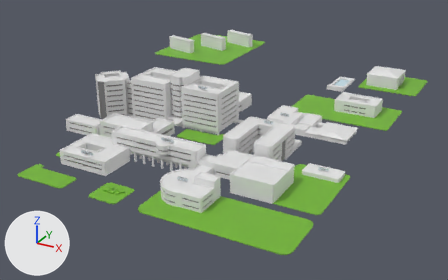
Two versions of the glTF model public/models/kyutech_map.glb, one commit apart.
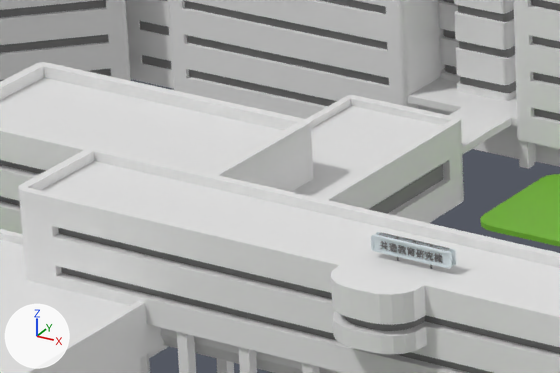
The first picture shows the older version from a camera (50 mm lens) standing at (232.0, -354.0, 177.0) and looking at (8.0, 53.0, -27.0). The close-ups show both versions on the part from 24% to 42% of the width and 37% to 56% of the height of that picture; other places that the commit changed are outside them. The axes (+X, +Y, +Z) are drawn at lower left. The lights are the same throughout. Where no turn or scale is listed for an object, it has been applied to the vertices.

Objects in the first close-up: 'Cube.012', 'Cube.013', 'キャリア支援室', 'テキスト.008', '共通教育研究棟', '平面.010', '情報基盤センター', '研究棟中央', '研究棟東', '研究棟西', '研究棟通路屋根', '研究管理棟', '空中廊下', '総合研究棟', '総合研究棟通路'.
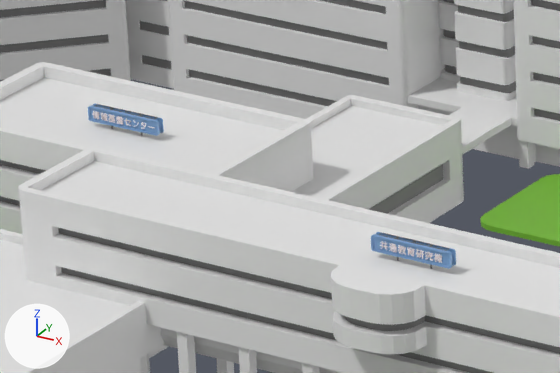
Location of each change, (x1, y1, x2, y2) in pixels of the close-ups (560 x 373 px):
'Cube.012', recoloured (grey to blue)
    both: (371, 234, 452, 269)
'Cube.014', added (blue)
    after: (88, 105, 160, 136)
'テキスト.008', recoloured
    both: (380, 241, 442, 263)
'テキスト.009', added
    after: (92, 111, 155, 129)
'Cube.013', recoloured (grey to blue)
    both: (376, 232, 456, 265)
'Cube.015', added
    after: (93, 103, 164, 133)
'看板骨組み14.011', added
    after: (98, 104, 158, 118)
'看板骨組み11.011', added
    after: (96, 106, 153, 119)

The edits, one by one:
Material 'Material.017' (mat_material_017) changes colour from white #d8e3e7 to blue #769fcd; in linear values from (0.687, 0.768, 0.799) to (0.181, 0.347, 0.61).
Material 'Material.002' (mat_material_002) is new.
Its base color is (1.0, 0.924, 0.957) (white #fff6fa).
Its roughness is 0.4.
me_cube_029 has 120 vertices, 236 faces and spans x -1.49..1.0, y -7.73..2.24, z -1.0..1.0.
me_cube_029 no longer uses material mat_material_018 (white #d8e3e7).
me_cube_029 now uses material mat_material_017 (blue #769fcd).
me_テキスト_016 has 4500 vertices, 9004 faces and spans x 0.07..6.72, y -0.15..0.15, z -0.08..0.74.
me_テキスト_016 no longer uses material mat_マテリアル_002 (grey #707070).
me_テキスト_016 now uses material mat_material_002 (white #fff6fa).
Mesh me_テキスト_017 is new.
It has 3688 vertices, 7352 faces and spans x 0.04..7.63, y -0.15..0.15, z -0.08..0.74.
It uses material mat_material_002 (white #fff6fa).
Mesh me_cube_032 is new.
It has 48 vertices, 92 faces and spans x -34.69..-33.82, y -7.73..2.24, z -1.0..1.0.
It uses material mat_material_017 (blue #769fcd).
Object '看板骨組み38.003' (ob_看板骨組み38_003) is new; it shows a copy of the mesh of ob_看板骨組み38_001.
Its location is (-21.31, -34.31, 15.35).
Object '看板骨組み14.011' (ob_看板骨組み14_011) is new; it shows a copy of the mesh of ob_看板骨組み14_009.
Its location is (-21.28, -34.07, 15.36).
Object '看板骨組み11.011' (ob_看板骨組み11_011) is new; it shows a copy of the mesh of ob_看板骨組み11_009.
Its location is (-21.28, -34.54, 15.36).
Its rotation in degrees is (0, 0, -90).
Its scale is (0.0267, -3.67, 0.0267).
Object '看板柱3.008' (ob_看板柱3_008) is new; it shows a copy of the mesh of ob_看板柱3_007.
Its location is (-19.5, -34.31, 14.23).
Object '看板柱1.008' (ob_看板柱1_008) is new; it shows a copy of the mesh of ob_看板柱3_007.
Its location is (-23.12, -34.31, 14.23).
Object 'テキスト.009' (ob_テキスト_009) is new; it shows me_テキスト_017.
Its location is (-25.1, -34.73, 14.22).
Object 'Cube.015' (ob_cube_015) is new; it shows me_cube_032.
Its location is (-23.66, -29.8, 14.55).
Its rotation in degrees is (0, 0, -90).
Its scale is (-0.122, -0.857, -0.781).
Object 'Cube.014' (ob_cube_014) is new; it shows a copy of the mesh of ob_cube_012.
Its location is (-23.66, -34.68, 14.55).
Its rotation in degrees is (0, 0, -90).
Its scale is (-0.122, -0.857, -0.781).
